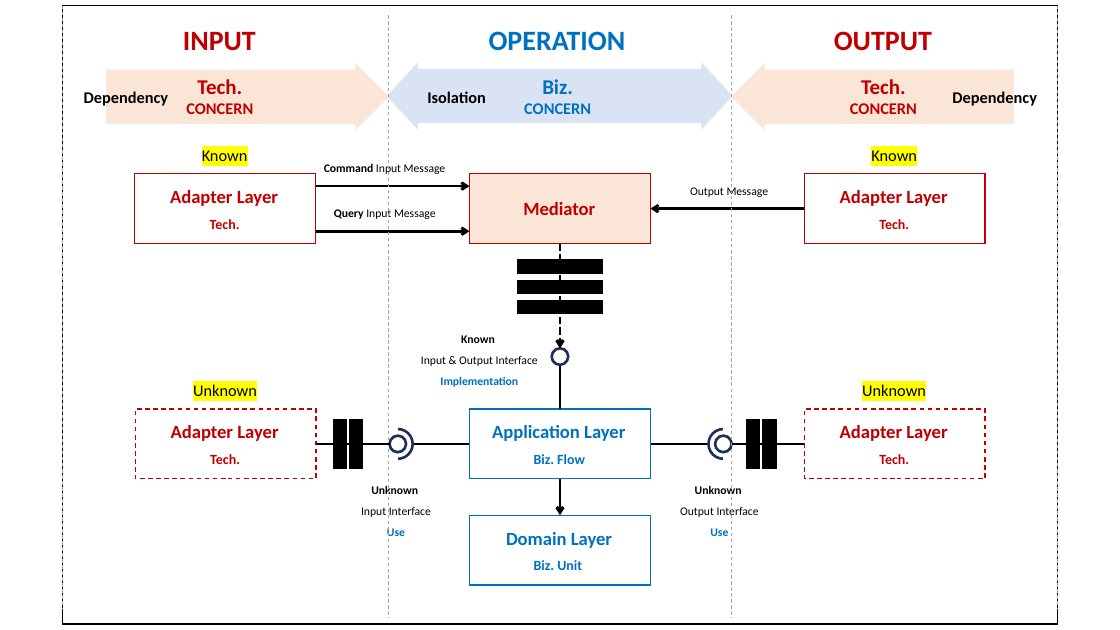
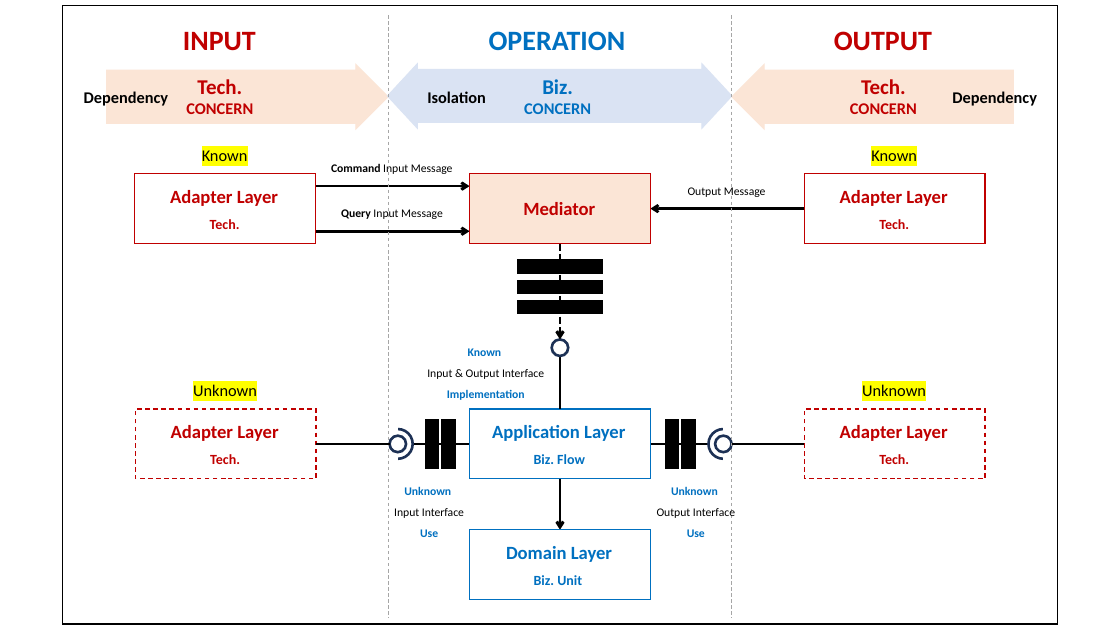
Before and after one commit to hhko/beyondcode, a slide deck: slide 4 of README.pptx (slide 3 before the commit). Drawn at 1120x630 pixels with LibreOffice and Linux fonts; fonts in the diff are those of the drawing. Boxes give left, top, right and bottom in pixels: in the first picture for what was removed or moved away, otherwise in the second. Text is boxed around its words. In the diff, an @@ line names an element or a change of style, - is before the commit and + after.

```diff
--- a/README.pptx
+++ b/README.pptx
@@ line removed from (62, 6) to (62, 608) @@
@@ line removed from (1058, 6) to (1058, 608) @@
@@ text "Command Input Message": place and size @@
-text "Command Input Message" at (324, 162, 446, 175)
+text "Command Input Message" at (331, 162, 453, 175)
@@ text "Query Input Message": place and size @@
-text "Query Input Message" at (334, 208, 436, 221)
+text "Query Input Message" at (341, 208, 443, 221)
@@ arrow moved from (560, 244) - (560, 349) to (560, 244) - (560, 339) @@
@@ text "Known": place and size @@
-text "Known" at (421, 335, 538, 387)
+text "Known" at (427, 348, 544, 400)
@@ text at (468, 348, 502, 356): text colour #000000 to #0070C0 in "Known" @@
@@ ellipse: place and size @@
-ellipse at (552, 349, 569, 365)
+ellipse at (552, 339, 569, 356)
@@ line moved from (560, 409) - (560, 365) to (560, 409) - (560, 356) @@
@@ rectangle: place and size @@
-rectangle at (350, 420, 363, 469)
+rectangle at (426, 420, 439, 469)
@@ rectangle: place and size @@
-rectangle at (334, 420, 347, 469)
+rectangle at (442, 420, 455, 469)
@@ rectangle: place and size @@
-rectangle at (762, 420, 776, 469)
+rectangle at (666, 420, 679, 469)
@@ rectangle: place and size @@
-rectangle at (747, 420, 760, 469)
+rectangle at (682, 420, 695, 469)
@@ text "Unknown": place and size @@
-text "Unknown" at (361, 485, 431, 536)
+text "Unknown" at (394, 486, 464, 537)
@@ arrow moved from (560, 479) - (560, 515) to (560, 479) - (560, 530) @@
@@ text "Unknown": place and size @@
-text "Unknown" at (680, 485, 759, 536)
+text "Unknown" at (657, 487, 735, 537)
@@ text at (404, 486, 451, 495): text colour #000000 to #0070C0 in "Unknown" @@
@@ text at (671, 487, 718, 495): text colour #000000 to #0070C0 in "Unknown" @@
@@ 2 texts, 1 rectangle: place and size @@
-2 texts, 1 rectangle at (470, 515, 650, 585)
+2 texts, 1 rectangle at (470, 530, 650, 600)
```
Also in this commit, not shown: 17 other slides changed, 1 slide added, 20 other files.
